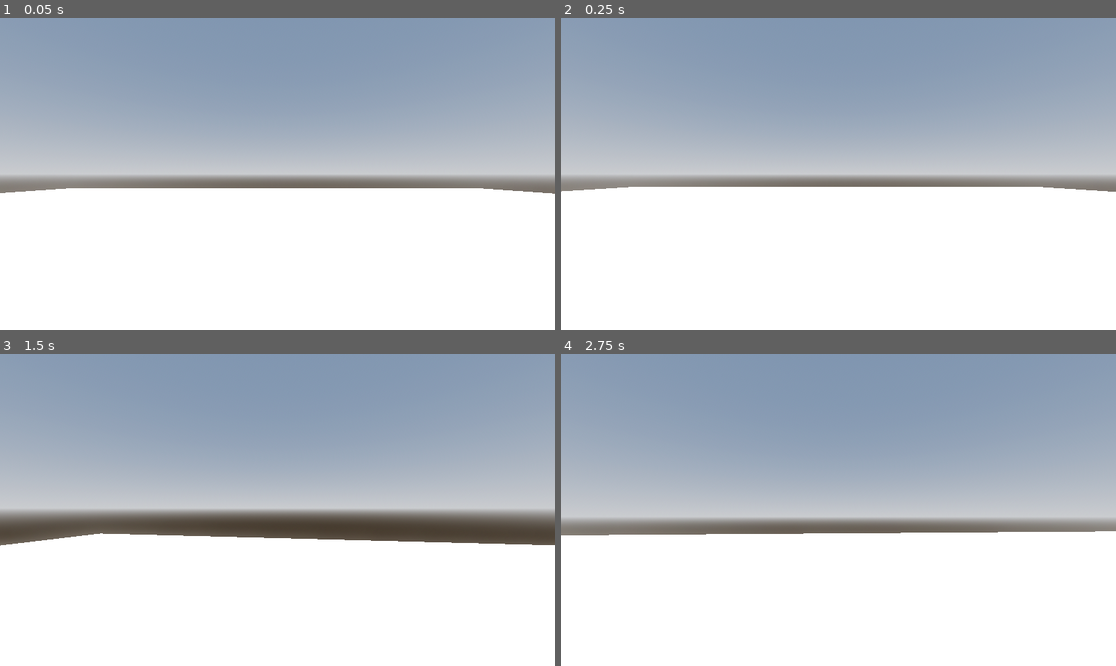
Above: before the commit, frames 1-4 (two rows, left to right).
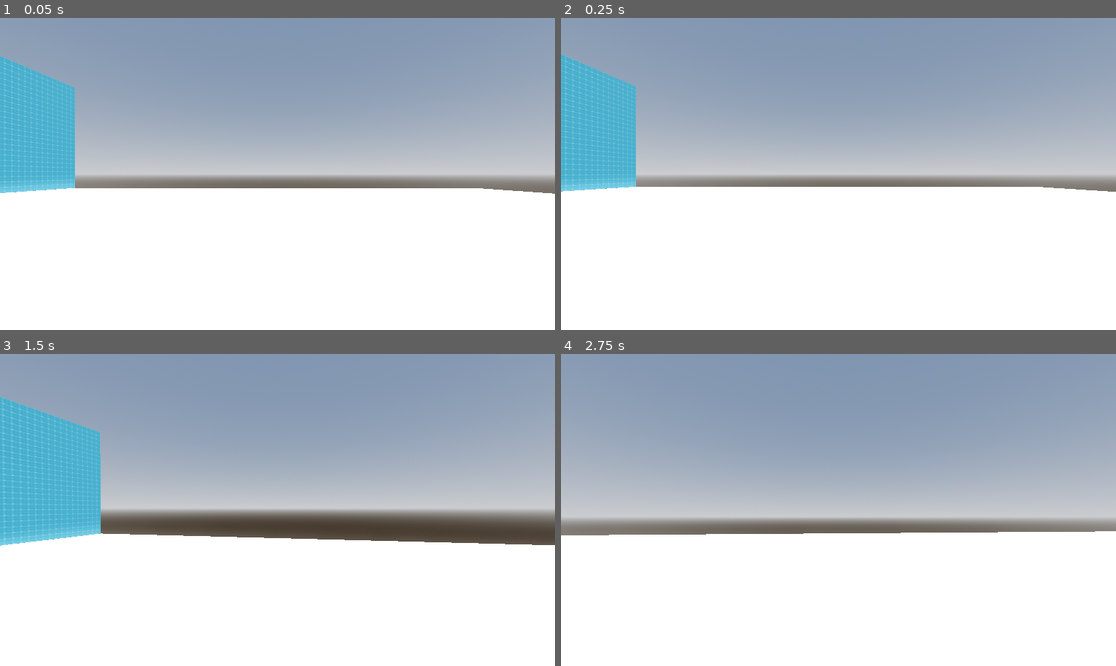
Above: after the commit, the same moments.

Repository: s-kask/Melee-FPS-Project
Game: Godot game, scene res://scenes/prototyping_space.tscn
Same seed, same stepped clock (60 frames per second), same inputs: the game is played once before the commit and once after it.
Inputs (mouse positions are in pixels of both pictures, inside the frame that each line leads up to):
- Up to frame 1 (0.05 s): no input
- Up to frame 2 (0.25 s): no input
- Up to frame 3 (1.5 s): move the mouse to (305, 510) at 0.52 s; hold Shift (sprint) 0.53-1.28 s; hold W (move_forward) from 0.53 s (still down); tap Space (jump) at 0.77 s; move the mouse to (249, 510) at 1.27 s; tap Shift (sprint) at 1.35 s
- Up to frame 4 (2.75 s): keep holding W (move_forward); tap Space (jump) at 1.52 s; move the mouse to (849, 503) at 2.02 s; hold Shift (sprint) from 2.03 s (still down)

The runs differ from the first frame. In frame 1, 5.1% of the frame differs, in the area x 0-14%, y 12-57%; in frame 2, 5.1%; in frame 3, 7.3%, in the area x 0-19%, y 13-62%; in frame 4, nothing differs.

Commit message:
first commit

Diff:
--- a/scenes/prototyping_space.tscn
+++ b/scenes/prototyping_space.tscn
@@ -25,6 +25,10 @@
 albedo_texture = ExtResource("2_dcj12")
 uv1_scale = Vector3(100, 100, 100)
 
+[sub_resource type="StandardMaterial3D" id="StandardMaterial3D_xin60"]
+albedo_texture = ExtResource("2_dcj12")
+uv1_scale = Vector3(100, 25, 100)
+
 [node name="Node3D" type="Node3D"]
 
 [node name="DirectionalLight3D" type="DirectionalLight3D" parent="."]
@@ -46,6 +50,24 @@
 use_collision = true
 size = Vector3(1, 1, 0.001)
 
+[node name="wall2" type="CSGBox3D" parent="."]
+transform = Transform3D(100, 0, 0, 0, 100, 0, 0, 0, 100, 0.183006, 50.0488, 49.9498)
+material_override = SubResource("StandardMaterial3D_ishf5")
+use_collision = true
+size = Vector3(1, 1, 0.001)
+
+[node name="wall3" type="CSGBox3D" parent="."]
+transform = Transform3D(100, 0, 0, 0, 100, 0, 0, 0, 100, 0.183006, 50.0488, 49.9498)
+material_override = SubResource("StandardMaterial3D_ishf5")
+use_collision = true
+size = Vector3(1, 1, 0.001)
+
+[node name="wall4" type="CSGBox3D" parent="."]
+transform = Transform3D(-4.37114e-06, 0, -100, 0, 100, 0, 100, 0, -4.37114e-06, -49.8663, 12.5498, -6.86646e-05)
+material_override = SubResource("StandardMaterial3D_xin60")
+use_collision = true
+size = Vector3(1, 0.25, 0.001)
+
 [node name="Box" type="CSGBox3D" parent="."]
 transform = Transform3D(2, 0, 0, 0, 2, 0, 0, 0, 2, -26.6272, 1, -2)
 use_collision = true
Not shown: 1 places in scenes/prototyping_space.tscn that only renumber resources
Not shown, added: README.md
